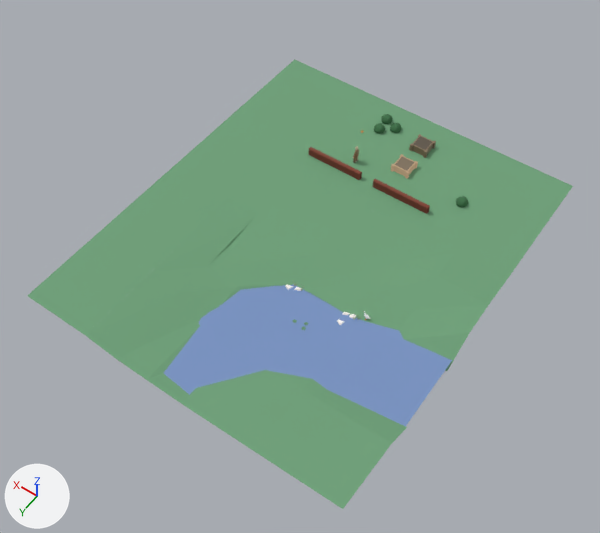
Renders of the Blender file garden.blend from each side of a commit.
The view is the same before and after, from a 50 mm camera at (-113.1, 153.0, 154.0) aimed at (-39.3, 49.7, -8.4). The axes (+X, +Y, +Z) are drawn at lower left. The lights are the same throughout.

Before the edit, the objects in view are built like this:
```python
ob_ground = bpy.data.objects.new('Ground', me_grid_008)
ob_ground.location = (-62.7, 71.8, -2.4)
ob_ground_001 = bpy.data.objects.new('Ground.001', me_grid_002)
ob_ground_001.location = (-6.5, 64.3, 0.0)
ob_ground_002 = bpy.data.objects.new('Ground.002', me_grid_003)
ob_ground_002.location = (-15.7, 12.1, 0.0)
ob_ground_003 = bpy.data.objects.new('Ground.003', me_grid_004)
ob_ground_003.location = (-59.2, 12.1, 0.0)
ob_ground_004 = bpy.data.objects.new('Ground.004', me_grid_005)
ob_ground_004.location = (-29.5, 39.7, -0.2)
ob_ground_005 = bpy.data.objects.new('Ground.005', me_grid_006)
ob_ground_005.location = (-62.6, 39.8, -0.1)
ob_ground_006 = bpy.data.objects.new('Ground.006', me_grid_007)
ob_ground_006.location = (-31.0, 70.6, -1.6)
ob_water = bpy.data.objects.new('Water', me_plane_003)
ob_water.location = (-54.1, 64.0, -2.2)
ob_water_003 = bpy.data.objects.new('Water.003', me_plane_005)
ob_water_003.location = (-54.1, 64.0, -2.2)
# also in view: 'Water.002' at (-64.8, 67.3, -2.2); 'Water.004' at (-42.5, 71.6, -2.2); 'Water.001' at (-78.0, 66.1, -2.2)
```
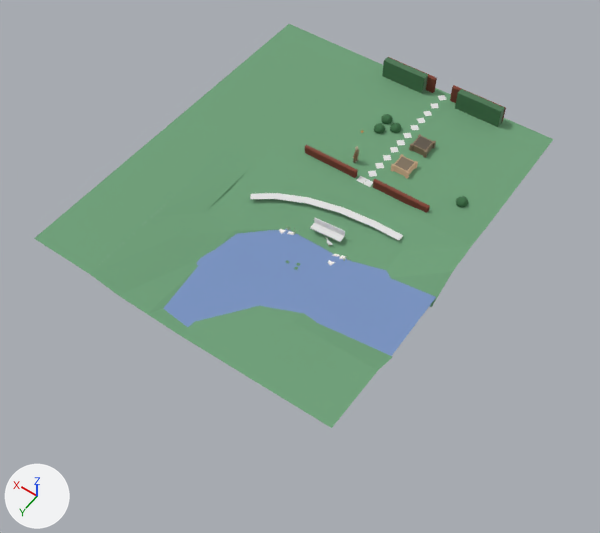
Changed parts and their boxes (x1, y1, x2, y2) in the pictures (600 x 533 px):
'Ground', moved
    before: (181, 254, 469, 509)
    after: (180, 203, 452, 428)
'Ground.003', moved
    before: (328, 109, 573, 280)
    after: (320, 77, 553, 224)
'Ground.006', moved
    before: (85, 200, 315, 403)
    after: (90, 152, 305, 335)
'Ground.001', moved
    before: (27, 130, 269, 335)
    after: (34, 88, 264, 274)
'Ground.005', moved
    before: (315, 204, 506, 333)
    after: (310, 155, 489, 272)
'Ground.002', moved
    before: (215, 59, 402, 188)
    after: (213, 24, 383, 141)
'Ground.004', moved
    before: (226, 158, 358, 253)
    after: (223, 114, 348, 198)
'Water.001', moved
    before: (351, 340, 452, 426)
    after: (341, 279, 436, 356)
'Water', moved
    before: (164, 326, 264, 395)
    after: (163, 267, 259, 327)
'Path', added
    after: (250, 193, 403, 241)
'Hedge.inst', added (green)
    after: (455, 89, 505, 127)
'Hedge.inst.001', added (green)
    after: (382, 57, 428, 93)
'Bench', added
    after: (310, 218, 345, 242)
'WallTall.inst.001', added
    after: (389, 57, 437, 93)
'WallTall.inst', added
    after: (450, 85, 506, 121)
'Paver', added
    after: (356, 176, 367, 184)
'Paver.001', added
    after: (363, 179, 373, 187)
'Paver.004', added
    after: (368, 170, 377, 177)
'Paver.003', added
    after: (375, 163, 384, 169)
'Paver.005', added
    after: (390, 147, 399, 153)

The change, as a list of edits to the scene's bpy script:
```text
Change ob_ground_001:
    ob_ground_001.location: (-6.5, 64.3, 0.0) -> (4.9, 51.4, 0.0)
Change ob_ground_002:
    ob_ground_002.location: (-15.7, 12.1, 0.0) -> (-4.3, -0.8, 0.0)
Change ob_ground_003:
    ob_ground_003.location: (-59.2, 12.1, 0.0) -> (-47.9, -0.8, 0.0)
Change ob_ground_004:
    ob_ground_004.location: (-29.5, 39.7, -0.2) -> (-18.1, 26.8, -0.2)
Change ob_ground_005:
    ob_ground_005.location: (-62.6, 39.8, -0.1) -> (-51.2, 27.0, -0.1)
Change ob_ground_006:
    ob_ground_006.location: (-31.0, 70.6, -1.6) -> (-19.6, 57.8, -1.6)
Change ob_ground:
    ob_ground.location: (-62.7, 71.8, -2.4) -> (-51.3, 58.9, -2.4)
Change ob_water:
    ob_water.location: (-54.1, 64.0, -2.2) -> (-42.8, 51.1, -2.2)
Change ob_water_001:
    ob_water_001.location: (-54.1, 64.0, -2.2) -> (-42.8, 51.1, -2.2)
Add ob_hedge_inst_001:
    ob_hedge_inst_001 = bpy.data.objects.new('Hedge.inst.001', me_cube_053)  # a box spanning x -7.74..5.42, y -12.93..-10.93, z -0.97..4.71; in mat_material_008 (picture img_bush_003)
    ob_hedge_inst_001.location = (-27.5, -3.8, 0.7)
Add ob_hedge_inst:
    ob_hedge_inst = bpy.data.objects.new('Hedge.inst', me_cube_052)  # a box spanning x -7.74..5.42, y -12.93..-10.93, z -0.97..4.71; in mat_material_006 (picture img_bush)
    ob_hedge_inst.location = (-51.0, -3.8, 0.7)
Add ob_walltall_inst_001:
    ob_walltall_inst_001 = bpy.data.objects.new('WallTall.inst.001', me_cube_051)  # 12 vertices, 9 faces; spans x -7.9..7.9, y -0.5..0.5, z -1.8..3.2; in mat_material_005 (picture img_wall_bmp_003)
    ob_walltall_inst_001.location = (-29.7, -17.2, 1.8)
Add ob_walltall_inst:
    ob_walltall_inst = bpy.data.objects.new('WallTall.inst', me_cube_050)  # 12 vertices, 9 faces; spans x -7.9..7.9, y -0.5..0.5, z -1.8..3.2; in mat_material_003 (picture img_wall_bmp_002)
    ob_walltall_inst.location = (-50.9, -17.2, 1.8)
Add ob_paver_005:
    ob_paver_005 = bpy.data.objects.new('Paver.005', me_cube_042)  # a box spanning x -0.98..0.98, y -0.98..0.98, z -0.08..0.08
    ob_paver_005.location = (-40.6, 8.9, 0.0)
    ob_paver_005.rotation_euler = (0.0, 0.0, 0.761)  # degrees (0, 0, 44)
Add ob_paver_004:
    ob_paver_004 = bpy.data.objects.new('Paver.004', me_cube_041)  # a box spanning x -0.98..0.98, y -0.98..0.98, z -0.08..0.08
    ob_paver_004.location = (-40.6, 19.6, 0.0)
    ob_paver_004.rotation_euler = (0.0, 0.0, 0.761)  # degrees (0, 0, 44)
Add ob_paver_003:
    ob_paver_003 = bpy.data.objects.new('Paver.003', me_cube_040)  # a box spanning x -0.98..0.98, y -0.98..0.98, z -0.08..0.08
    ob_paver_003.location = (-40.6, 16.1, 0.0)
    ob_paver_003.rotation_euler = (0.0, 0.0, 0.761)  # degrees (0, 0, 44)
Add ob_paver_001:
    ob_paver_001 = bpy.data.objects.new('Paver.001', me_cube_027)  # a box spanning x -0.98..0.98, y -0.98..0.98, z -0.08..0.08
    ob_paver_001.location = (-41.6, 23.0, 0.0)
Add ob_paver:
    ob_paver = bpy.data.objects.new('Paver', me_cube_012)  # a box spanning x -0.98..0.98, y -0.98..0.98, z -0.08..0.08
    ob_paver.location = (-39.5, 23.0, 0.0)
Add ob_path:
    ob_path = bpy.data.objects.new('Path', me_cube_006)  # 24 vertices, 22 faces; spans x -11.2..27.1, y -0.9..11.2, z -0.1..0.0
    ob_path.location = (-46.7, 33.8, 0.2)
Add ob_bench:
    ob_bench = bpy.data.objects.new('Bench', me_cube_005)  # 16 vertices, 14 faces; spans x -4.22..4.22, y -1.27..1.0, z -0.13..1.74
    ob_bench.location = (-42.2, 42.5, -0.2)
    ob_bench.rotation_euler = (0.0, 0.0, 0.0807)  # degrees (0, 0, 4.6)
```
